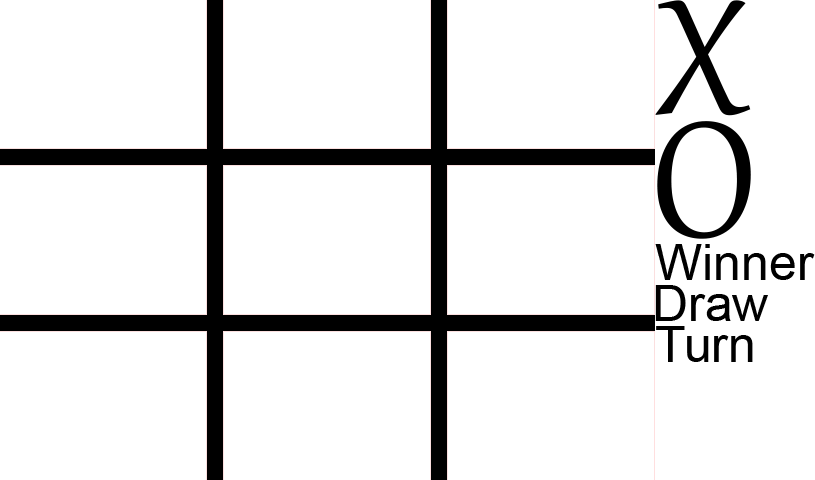
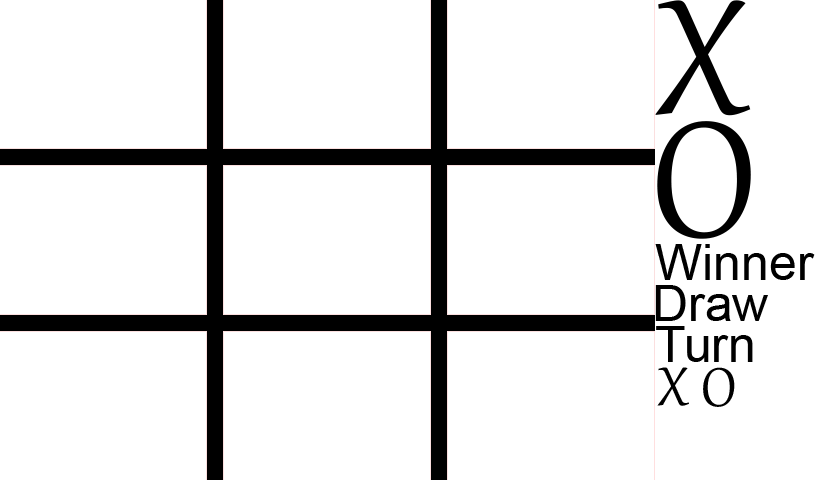
The second w=815, h=480 image is a revision of the first. Changes to its layers:
added layer "X small copy" above "Draw" over bbox(657, 367, 689, 406)
added layer "O small copy" above "O small" over bbox(703, 367, 735, 407)
